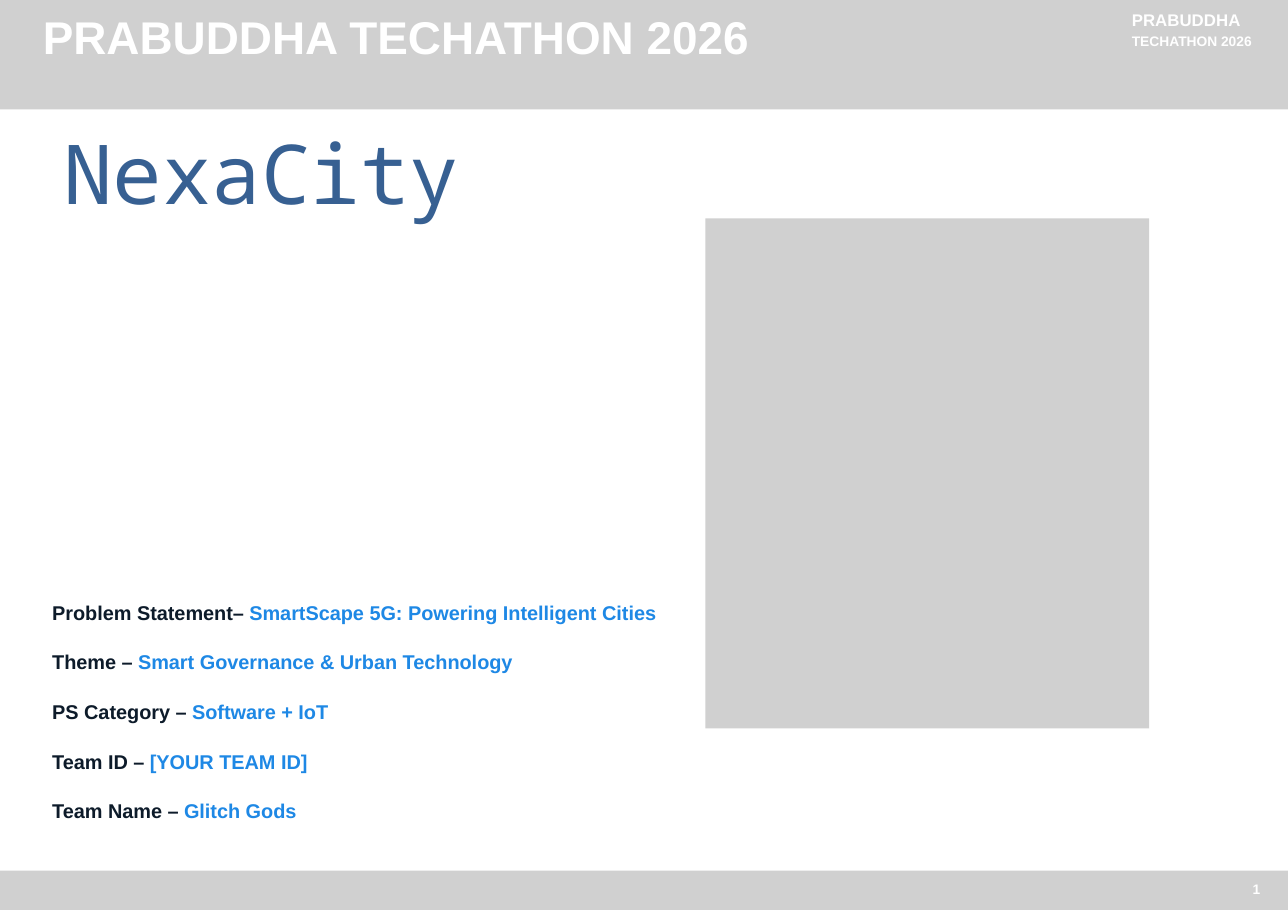
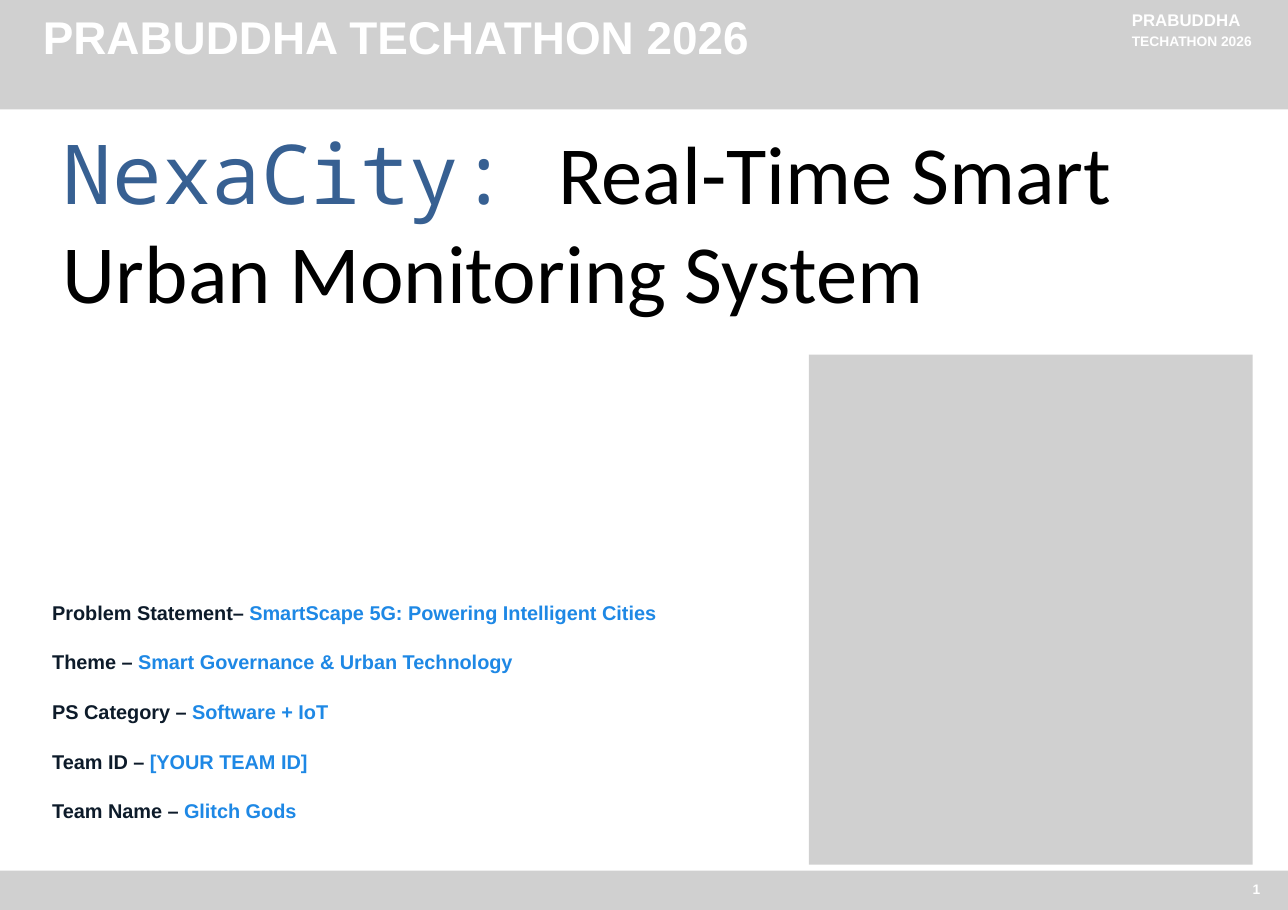
Before and after one commit to mainakpaul2005/Tech-A-Thon, a slide deck: slide 1 of presentation/SmartScape_NexaCity5G_CodeSmokers_PRABUDDHA2026.pdf.pptx. Drawn at 1288x910 pixels with LibreOffice and Linux fonts; fonts in the diff are those of the drawing; grey boxes stand for pictures. Boxes give left, top, right and bottom in pixels: in the first picture for what was removed or moved away, otherwise in the second. Text is boxed around its words. In the diff, an @@ line names an element or a change of style, - is before the commit and + after.

Commit message:
chore: update presentation and mosquitto db

```diff
--- a/presentation/SmartScape_NexaCity5G_CodeSmokers_PRABUDDHA2026.pdf.pptx
+++ b/presentation/SmartScape_NexaCity5G_CodeSmokers_PRABUDDHA2026.pdf.pptx
@@ text at [63, 141, 1112, 318]: text changed; font Noto Sans Mono to Calibri; text colour #376092 to #000000 @@
-NexaCity
+NexaCity: Real-Time Smart Urban Monitoring System
@@ picture: place and size @@
-picture at [705, 218, 1149, 728]
+picture at [809, 355, 1253, 865]
```
Also in this commit, not shown: 1 other file.
